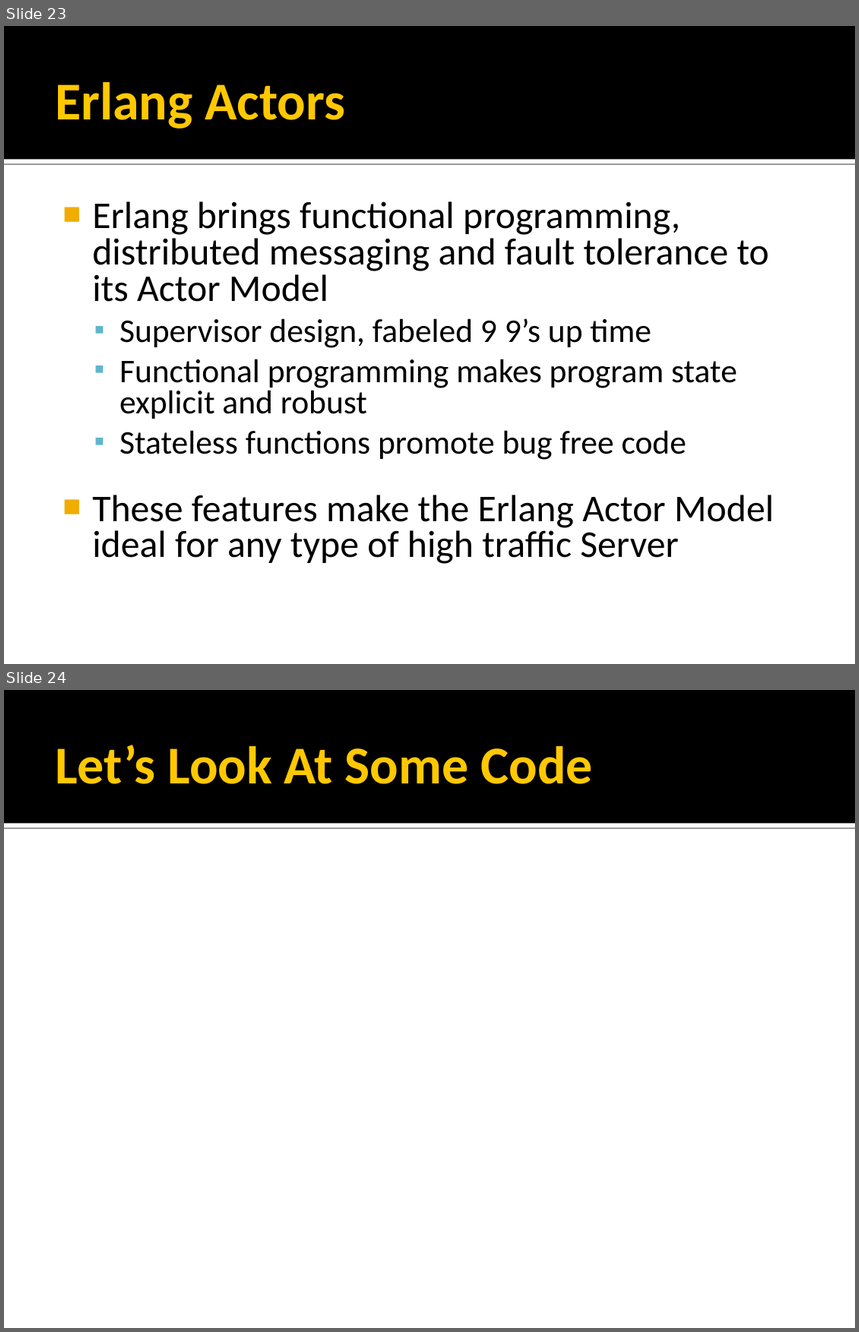
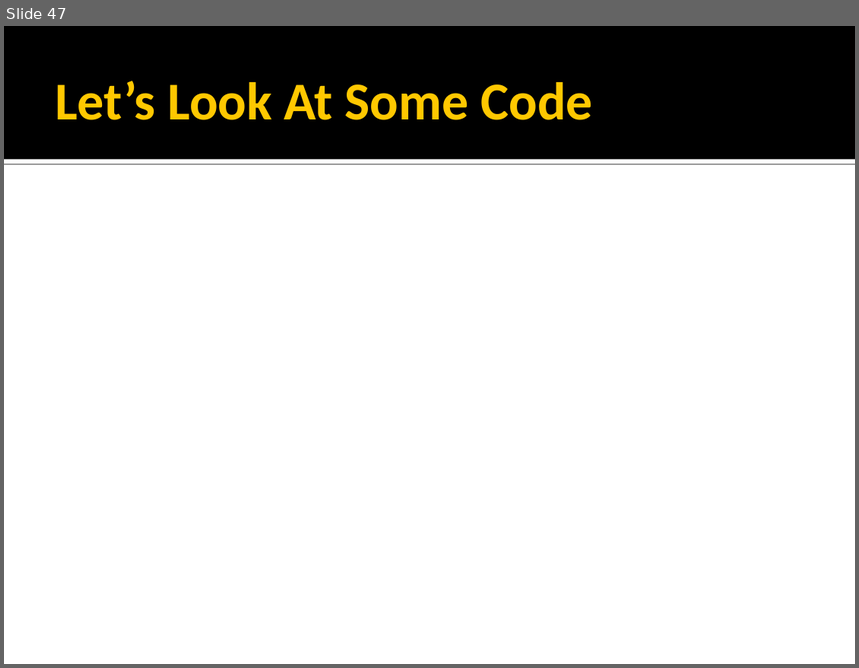
Before and after one commit to rmeisler/example_code, a slide deck: Concurrency Strategies.ppt. Shown one above the other, each under a label of ours: slides 23 and 24 before the commit, slide 47 after it. The pictures are 859x1332 and 859x668 pixels, drawn with LibreOffice and Linux fonts; fonts in the diff are those of the drawing. Boxes give left, top, right and bottom in pixels: in the first picture for what was removed or moved away, otherwise in the second. Text is boxed around its words. In the diff, an @@ line names an element or a change of style, - is before the commit and + after.

Commit message:
Massive refactor - Fixed subtle memory problems in Actor, redesigned ActorFactory to do delayed creation,   using local copy technique instead of cache alignment to prevent potential false sharing on   Actor - Changed normal CRIT_SECT on ActorFactory to SRWLOCK for better perf - Rewrote presentation from ground up, almost done - Next commit will be from other comp where I have triple-buffering changes for Render Thread implementation

```diff
--- a/Concurrency Strategies.ppt
+++ b/Concurrency Strategies.ppt
@@ slide 23 removed at (4,26,855,664), background #FFFFFF; not listed: 2 template elements that a slide beside it also shows @@
@@ title removed at (55,82,345,129) @@
-Erlang Actors
@@ text removed at (92,202,774,564) @@
-■ Erlang brings functional programming, distributed messaging and fault tolerance to its Actor Model
-  ▪ Supervisor design, fabeled 9 9’s up time
-  ▪ Functional programming makes program state explicit and robust
-  ▪ Stateless functions promote bug free code
-■ These features make the Erlang Actor Model ideal for any type of high traffic Server
@@ what was slide 24 is now slide 47 @@
```
Also in this commit, not shown: 3 slides changed, 42 slides added, 18 other slides removed, 17 other files.
